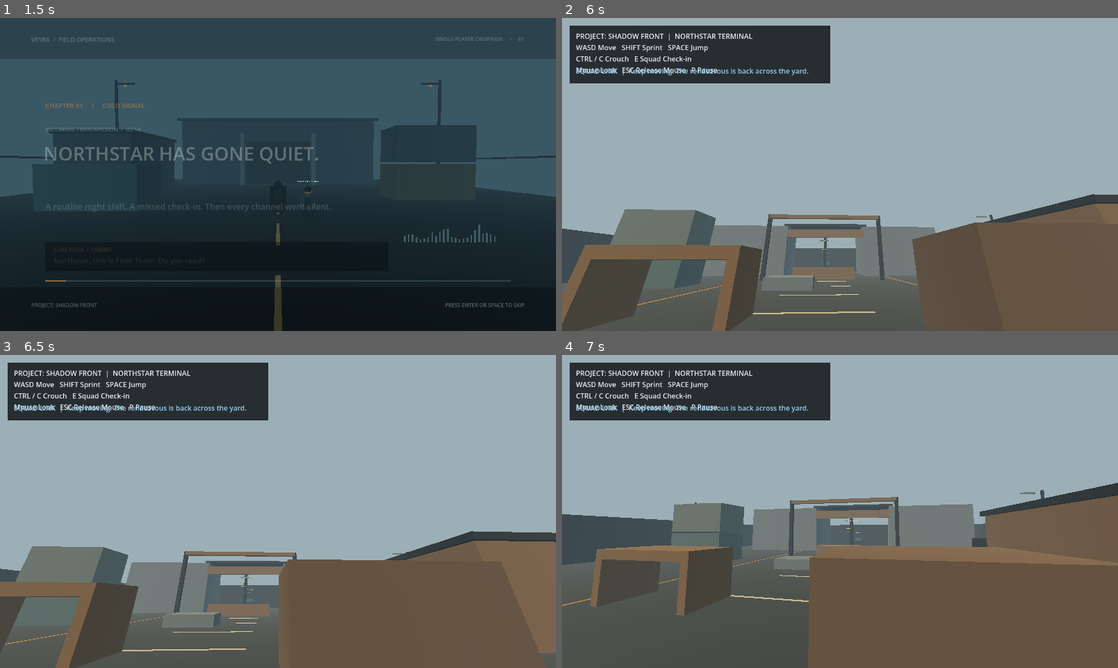
Above: before the commit, frames 1-4 (two rows, left to right).
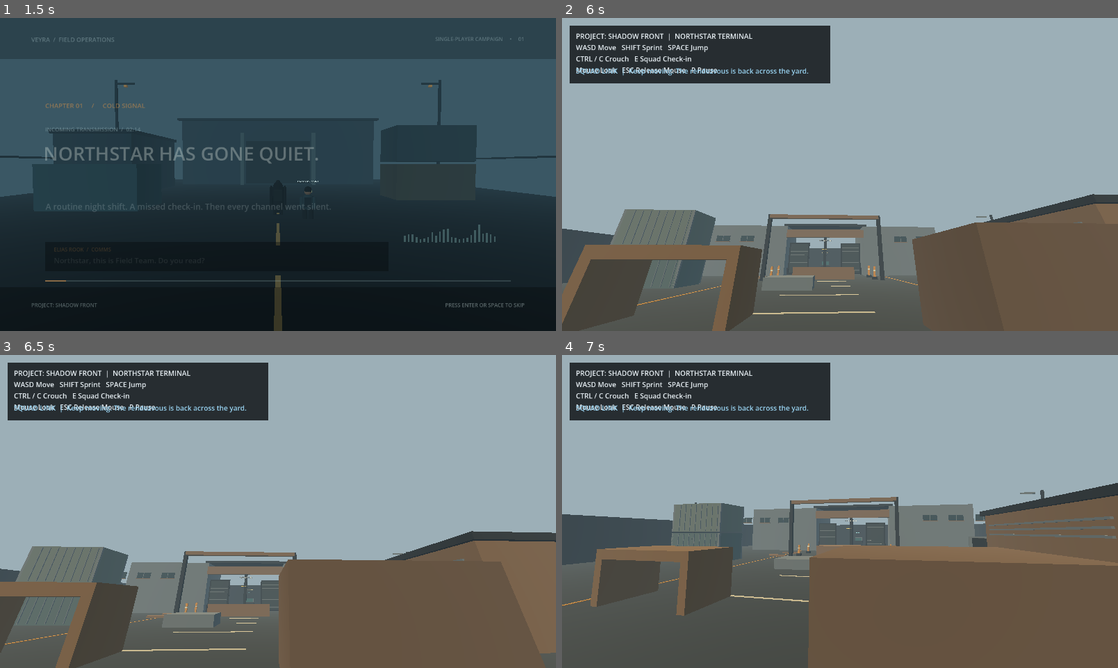
Above: after the commit, the same moments.

Repository: ahmadrohanmustafa-web/PROJECT-SHADOW-FRONT
Game: Godot game, scene res://scenes/main_menu.tscn
Same seed, same stepped clock (60 frames per second), same inputs: the game is played once before the commit and once after it.
Inputs (mouse positions are in pixels of both pictures, inside the frame that each line leads up to):
- Up to frame 1 (1.5 s): click "NEW CAMPAIGN" at 0.5 s; tap Enter (ui_accept) at 1.25 s; move the mouse to (400, 158) at 1.27 s; hold D from 1.28 s (still down); tap Keypad Enter at 1.35 s; click (400, 158) at 1.42 s
- Up to frame 2 (6 s): tap Enter (ui_accept) at 1.52, 2, 2.27, 5.75 s; move the mouse to (728, 190) at 2.02 s; release D at 2.03 s; hold S 2.03-2.75 s; tap P at 2.1 s; click "RESTART MISSION" at 2.75 s; click "RESTART MISSION" at 3.5 s; click "RESTART MISSION" at 4.25 s; click "RESTART" at 5 s; move the mouse to (895, 105) at 5.77 s; hold D from 5.78 s (still down); tap E at 5.85 s
- Up to frame 3 (6.5 s): keep holding D
- Up to frame 4 (7 s): move the mouse to (834, 517) at 6.52 s; release D at 6.53 s; hold W from 6.53 s (still down); tap Space at 6.6 s; tap Enter (ui_accept) at 6.77 s

Frame 1 is identical in both runs. In frame 2, 0.5% of the frame differs, in the area x 10-94%, y 61-85%; in frame 3, 0.4%; in frame 4, 0.9%, in the area x 21-100%, y 47-65%.

Commit message:
Detail Northstar Terminal playable environment with lightweight industrial props

Diff:
--- a/scripts/prototype.gd
+++ b/scripts/prototype.gd
@@ -109,6 +109,73 @@
 	_add_box("Extraction beacon mast", Vector3(0.0, 2.2, 17.0), Vector3(0.18, 4.1, 0.18), ACCENT, false)
 	_add_box("Extraction beacon crossbar", Vector3(0.0, 4.1, 17.0), Vector3(1.5, 0.12, 0.12), ACCENT, false)
 	_add_label("EXTRACTION  /  RENDEZVOUS", Vector3(0.0, 4.8, 16.0), 20, Color(1.0, 0.76, 0.36))
+	_create_level_detail_pass()
+
+func _create_level_detail_pass() -> void:
+	# Warehouse facade: recessed-looking bays, narrow windows, service conduits,
+	# dock bumpers and roof edging add depth without adding dynamic lights.
+	for bay_x in [-3.2, 3.2]:
+		_add_box("Loading bay inner shadow", Vector3(bay_x, 2.0, -15.48), Vector3(2.5, 3.6, 0.08), DARK_CONCRETE, false)
+		_add_box("Loading bay door panel", Vector3(bay_x, 2.05, -15.40), Vector3(2.15, 3.25, 0.06), Color(0.18, 0.22, 0.23), false)
+		for rib_y in range(7):
+			_add_box("Loading door horizontal rib", Vector3(bay_x, 0.65 + rib_y * 0.43, -15.34), Vector3(2.12, 0.035, 0.035), PALE_METAL, false)
+		_add_box("Dock rubber bumper", Vector3(bay_x - 1.2, 0.55, -15.15), Vector3(0.18, 0.75, 0.22), DARK_CONCRETE, false)
+		_add_box("Dock rubber bumper", Vector3(bay_x + 1.2, 0.55, -15.15), Vector3(0.18, 0.75, 0.22), DARK_CONCRETE, false)
+
+	for window_x in [-16.0, -13.0, -10.0, 10.0, 13.0, 16.0]:
+		_add_box("Warehouse high window", Vector3(window_x, 4.35, -15.91), Vector3(1.65, 0.72, 0.045), Color(0.12, 0.20, 0.22), false)
+		_add_box("Warehouse window sill", Vector3(window_x, 3.96, -15.86), Vector3(1.78, 0.08, 0.12), WARM_METAL, false)
+		_add_box("Window vertical divider", Vector3(window_x, 4.35, -15.82), Vector3(0.055, 0.72, 0.06), PALE_METAL, false)
+
+	# Exposed utility lines and cable trays make the service building readable.
+	for pipe_y in [2.45, 2.72, 2.99]:
+		_add_box("Service wall utility pipe", Vector3(10.43, pipe_y, 1.0), Vector3(0.08, 0.08, 6.7), PALE_METAL, false)
+	_add_box("Service cable tray", Vector3(14.0, 3.15, -3.12), Vector3(6.5, 0.12, 0.12), DARK_CONCRETE, false)
+	_add_box("Service door frame", Vector3(10.34, 1.12, -3.12), Vector3(1.62, 2.34, 0.10), PALE_METAL, false)
+	_add_box("Service door handle", Vector3(10.12, 1.15, -3.20), Vector3(0.045, 0.24, 0.045), ACCENT, false)
+	_add_label("MAINTENANCE  /  AUTHORIZED STAFF", Vector3(14.0, 2.65, -3.25), 11, Color(0.78, 0.82, 0.77))
+
+	# Container corner castings and vertical ribs; visual-only to keep collision
+	# complexity unchanged from the existing playable blockout.
+	for z_offset in [-1.42, 1.42]:
+		for x_offset in [-2.42, 2.42]:
+			_add_box("Container corner casting", Vector3(-12.0 + x_offset, 1.25, -5.0 + z_offset), Vector3(0.16, 2.48, 0.16), PALE_METAL, false)
+			_add_box("Container corner casting", Vector3(-12.0 + x_offset, 3.85, -5.0 + z_offset), Vector3(0.16, 2.48, 0.16), PALE_METAL, false)
+	for rib_x in range(1, 9):
+		var x_pos := -14.25 + rib_x * 0.56
+		_add_box("Container corrugation", Vector3(x_pos, 1.25, -3.46), Vector3(0.045, 2.35, 0.055), PALE_METAL, false)
+		_add_box("Container corrugation", Vector3(x_pos, 3.85, -3.46), Vector3(0.045, 2.35, 0.055), PALE_METAL, false)
+	_add_label("NSTR  /  04", Vector3(-12.0, 2.0, -3.34), 15, Color(0.82, 0.84, 0.76))
+
+	# Yard safety details: bollards, drain grates, wheel stops and painted edges.
+	for bollard_x in [-5.0, 5.0]:
+		for bollard_z in [-13.0, -10.0]:
+			_add_box("Safety bollard base", Vector3(bollard_x, 0.12, bollard_z), Vector3(0.48, 0.24, 0.48), DARK_CONCRETE, false)
+			_add_box("Safety bollard", Vector3(bollard_x, 0.65, bollard_z), Vector3(0.18, 1.05, 0.18), ACCENT, false)
+			_add_box("Bollard reflective band", Vector3(bollard_x, 0.83, bollard_z), Vector3(0.19, 0.12, 0.19), Color(0.82, 0.78, 0.62), false)
+	for drain_z in [-18.0, -7.0, 5.0, 13.0]:
+		_add_box("Yard drainage channel", Vector3(8.8, 0.018, drain_z), Vector3(0.42, 0.025, 3.2), DARK_CONCRETE, false)
+		for grate_x in range(5):
+			_add_box("Drain grate bar", Vector3(8.62 + grate_x * 0.09, 0.035, drain_z), Vector3(0.025, 0.018, 3.0), PALE_METAL, false)
+	for stop_z in [-12.0, -9.0]:
+		_add_box("Loading wheel stop", Vector3(-7.0, 0.10, stop_z), Vector3(2.0, 0.20, 0.22), WARM_METAL, false)
+
+	# A few static status panels and warning markers provide visual landmarks.
+	_add_box("Yard status cabinet", Vector3(-18.8, 1.5, -17.0), Vector3(0.75, 1.8, 0.55), DARK_CONCRETE, false)
+	_add_box("Status cabinet face", Vector3(-18.8, 1.65, -16.70), Vector3(0.48, 0.92, 0.035), Color(0.12, 0.20, 0.21), false)
+	_add_box("Status green indicator", Vector3(-18.8, 1.95, -16.66), Vector3(0.10, 0.10, 0.035), Color(0.28, 0.58, 0.40), false)
+	_add_box("Status amber indicator", Vector3(-18.8, 1.70, -16.66), Vector3(0.10, 0.10, 0.035), ACCENT, false)
+	_add_label("GRID  /  AUX POWER", Vector3(-18.8, 2.65, -16.4), 10, Color(0.72, 0.81, 0.77))
+	_add_box("Terminal warning stripe left", Vector3(-0.78, 0.18, -23.48), Vector3(0.12, 0.035, 1.05), ACCENT, false)
+	_add_box("Terminal warning stripe right", Vector3(0.78, 0.18, -23.48), Vector3(0.12, 0.035, 1.05), ACCENT, false)
+	_add_box("Terminal screen bezel", Vector3(0.0, 1.36, -24.43), Vector3(1.22, 0.66, 0.07), PALE_METAL, false)
+	_add_box("Terminal screen glass", Vector3(0.0, 1.36, -24.385), Vector3(1.08, 0.52, 0.025), Color(0.10, 0.24, 0.25), false)
+	_add_box("Terminal keyboard", Vector3(0.0, 1.04, -24.26), Vector3(0.82, 0.045, 0.28), DARK_CONCRETE, false)
+
+	# Extraction marker gets a clear physical base and reflective identification.
+	_add_box("Extraction beacon equipment case", Vector3(1.25, 0.55, 17.0), Vector3(0.8, 1.1, 0.8), DARK_CONCRETE, false)
+	_add_box("Extraction case label", Vector3(1.25, 0.58, 16.57), Vector3(0.48, 0.24, 0.035), Color(0.16, 0.28, 0.29), false)
+	_add_label("RENDEZVOUS  /  04", Vector3(1.25, 1.35, 16.3), 11, Color(0.86, 0.78, 0.58))
 
 func _add_box(box_name: String, box_position: Vector3, box_size: Vector3, box_color: Color, solid: bool = true) -> void:
 	var root: Node3D
